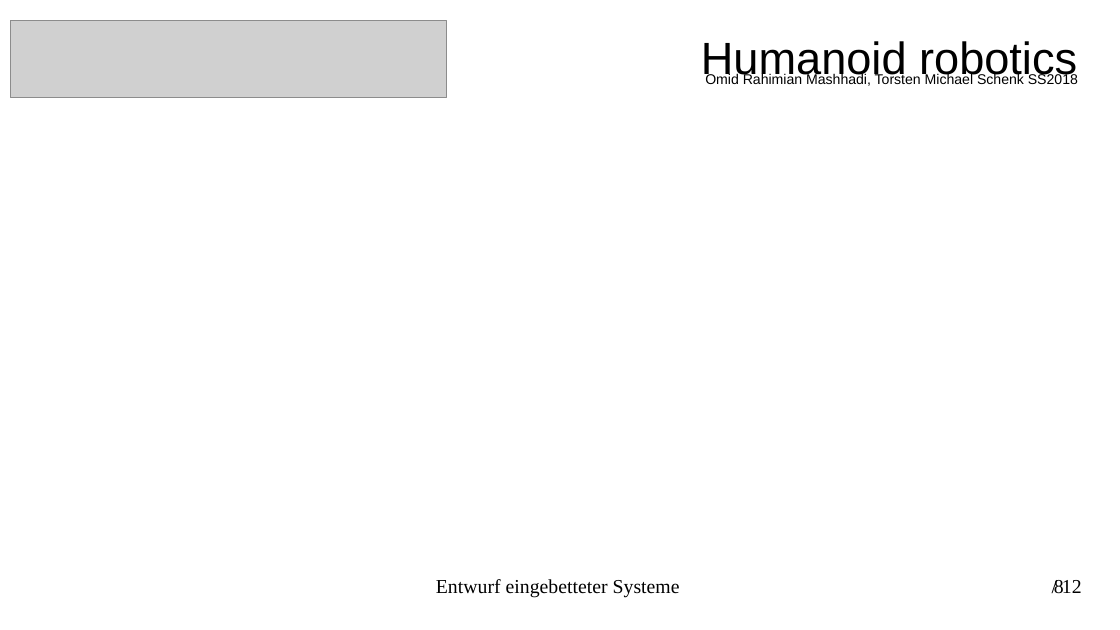
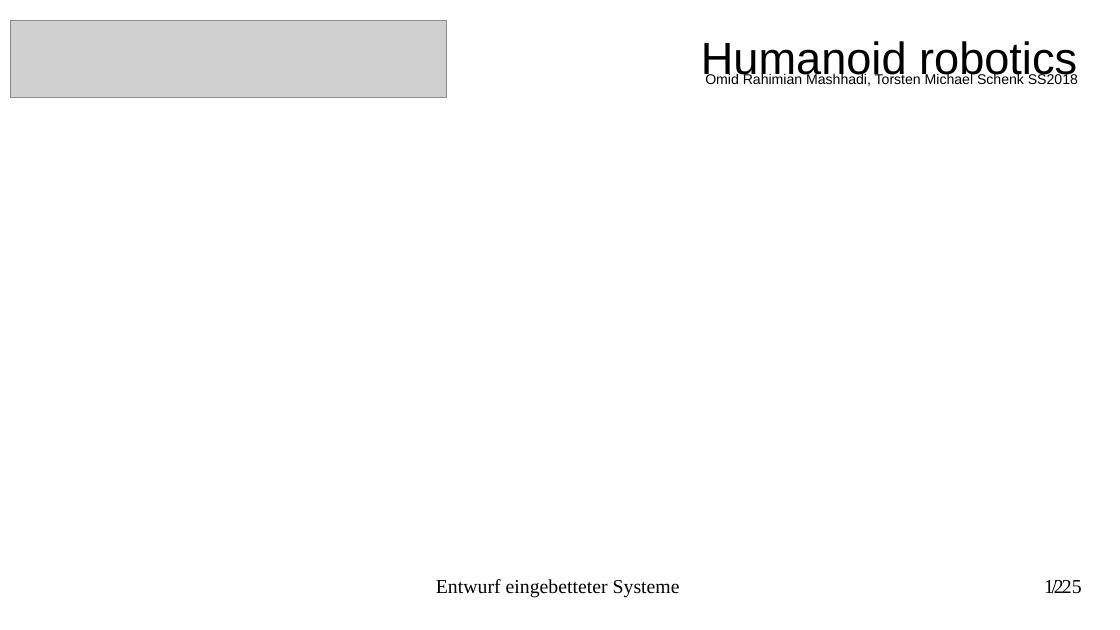
Before and after one commit to torstenschenk/beuth-avatar-ss2018, a slide deck: slide 12 of Presentation/HumanoideRobotic.odp (slide 8 before the commit). Drawn at 1120x630 pixels with LibreOffice and Linux fonts; fonts in the diff are those of the drawing; grey boxes stand for pictures. Boxes give left, top, right and bottom in pixels: in the first picture for what was removed or moved away, otherwise in the second. Text is boxed around its words. In the diff, an @@ line names an element or a change of style, - is before the commit and + after.

```diff
--- a/Presentation/HumanoideRobotic.odp
+++ b/Presentation/HumanoideRobotic.odp
@@ page number at [1044,580,1064,593]: text changed @@
-/ 12
+12
@@ page number removed at [1054,580,1064,594] @@
-8
@@ text added at [1062,580,1082,594], 14 pt, text #000000 @@
+/ 25
```
Also in this commit, not shown: 10 other slides changed, 13 slides added, 1 other file.
